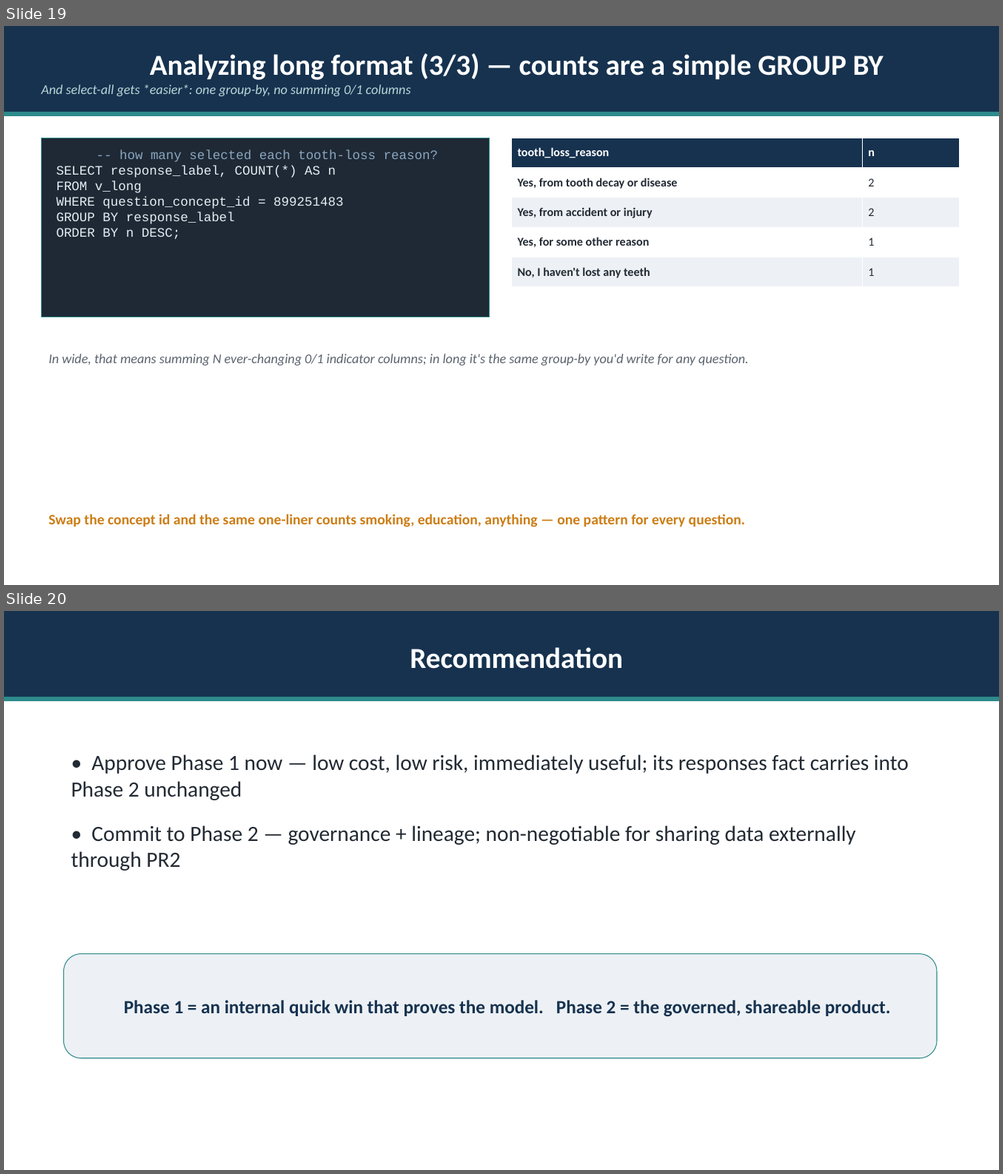
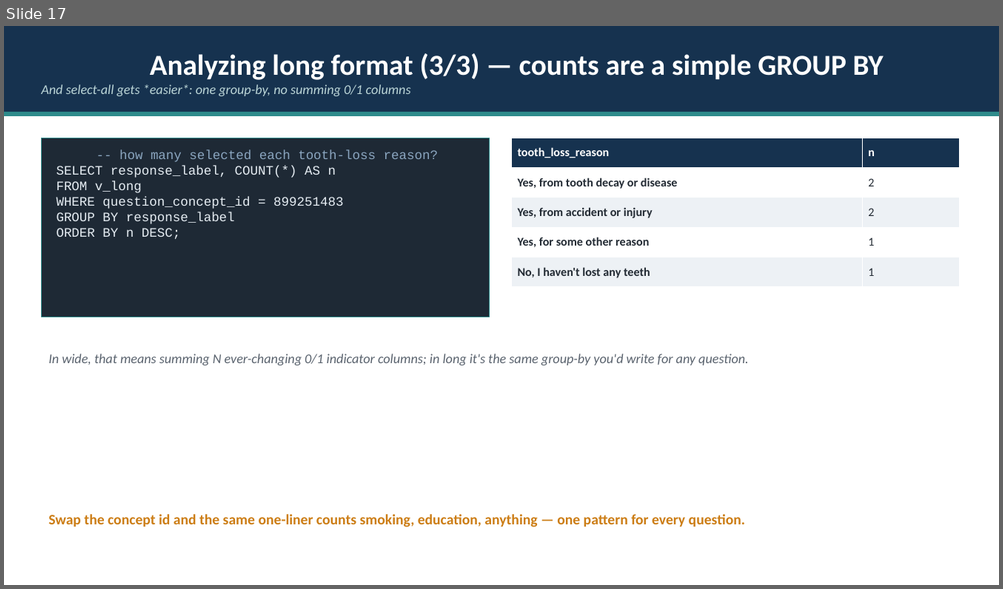
Before and after one commit to Analyticsphere/relational_data_model_demo, a slide deck: docs/Connect_Data_Model_Pitch.pptx. Shown one above the other, each under a label of ours: slides 19 and 20 before the commit, slide 17 after it. The pictures are 1003x1174 and 1003x589 pixels, drawn with LibreOffice and Linux fonts; fonts in the diff are those of the drawing. Boxes give left, top, right and bottom in pixels: in the first picture for what was removed or moved away, otherwise in the second. Text is boxed around its words. In the diff, an @@ line names an element or a change of style, - is before the commit and + after.

Commit message:
Adopt Dictionary-Direct as THE model; recast Model B features as incremental enhancements
Decision: the Dictionary-Direct model (dictionary as source of truth + one long responses fact) is the
accepted Connect Data Model. The larger redesigned warehouse (formerly "Model B" / "Phase 2") is not
pursued as a wholesale transformation; its valuable capabilities are now documented as bounded, optional
enhancements layered on the accepted model.

- Add docs/enhancement_backlog.md: the decision record + each feature as a potential extension (value,
  sketch, cost) — normalized question-type view, typed value columns, version handling, skip_logic,
  response_sessions, concept equivalence, governance, dbt analytics marts (kept), event plane.
- README: "The Data Model" (Dictionary-Direct) + an "Incremental enhancements" section; Phase 2 narrative,
  ERD, and Next Steps removed/refocused.
- Refocus AGENTS.md, docs/internal_pitch.md, docs/example_queries.md (three-way -> two-way), and the slide
  deck (build_deck.py regenerated: two-phase/Phase-2 slides -> one enhancement-roadmap slide).
- Delete Model B artifacts: connect_data_model*/connect_integrated* SVGs, sql/data_model.sql,
  docs/phase2_etl_sketch.md, and the Model B dbml/mermaid twins.
- Keep the event plane as an enhancement (memo, event-plane SVGs, data_model_events sources).

```diff
--- a/docs/Connect_Data_Model_Pitch.pptx
+++ b/docs/Connect_Data_Model_Pitch.pptx
@@ slide 20 removed at (4,611,999,1170), background #FFFFFF @@
@@ rectangle removed at (4,611,999,697) @@
-Recommendation
@@ rectangle removed at (4,697,999,701) @@
@@ text removed at (71,755,908,871) @@
-• Approve Phase 1 now — low cost, low risk, immediately useful; its responses fact carries into Phase 2 unchanged
-• Commit to Phase 2 — governance + lineage; non-negotiable for sharing data externally through PR2
@@ rounded rectangle removed at (64,954,936,1059) @@
-Phase 1 = an internal quick win that proves the model. Phase 2 = the governed, shareable product.
@@ what was slide 19 is now slide 17 @@
```
Also in this commit, not shown: 3 slides changed, 2 slides added, 3 other slides removed, 24 other files.
